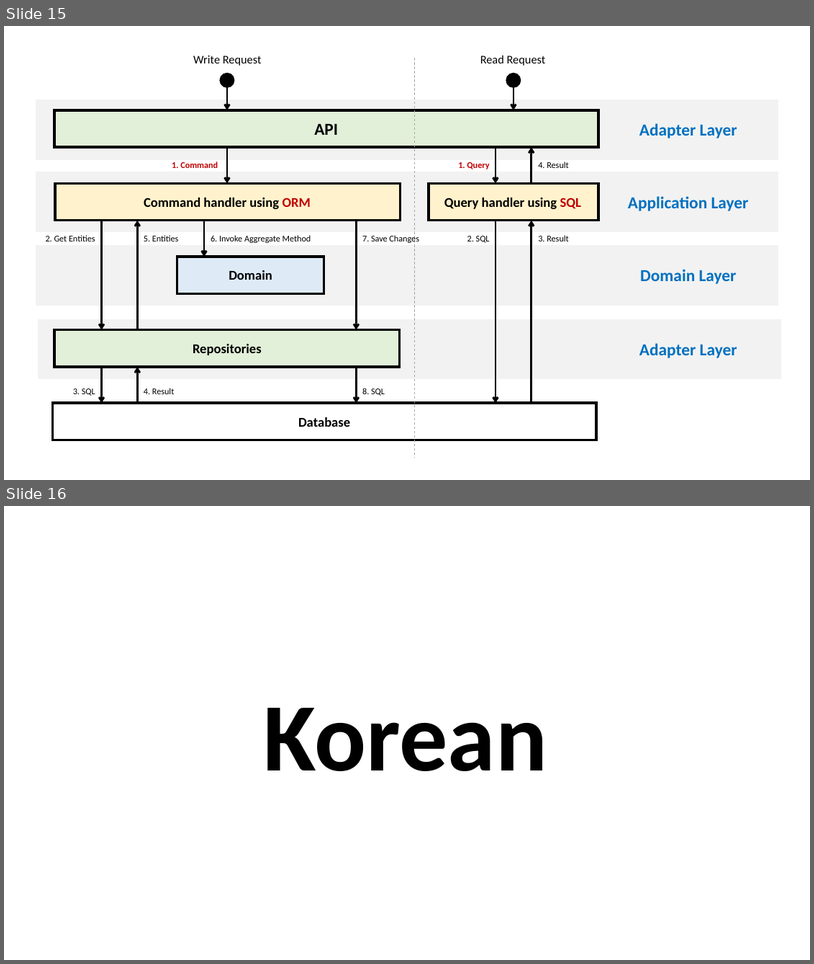
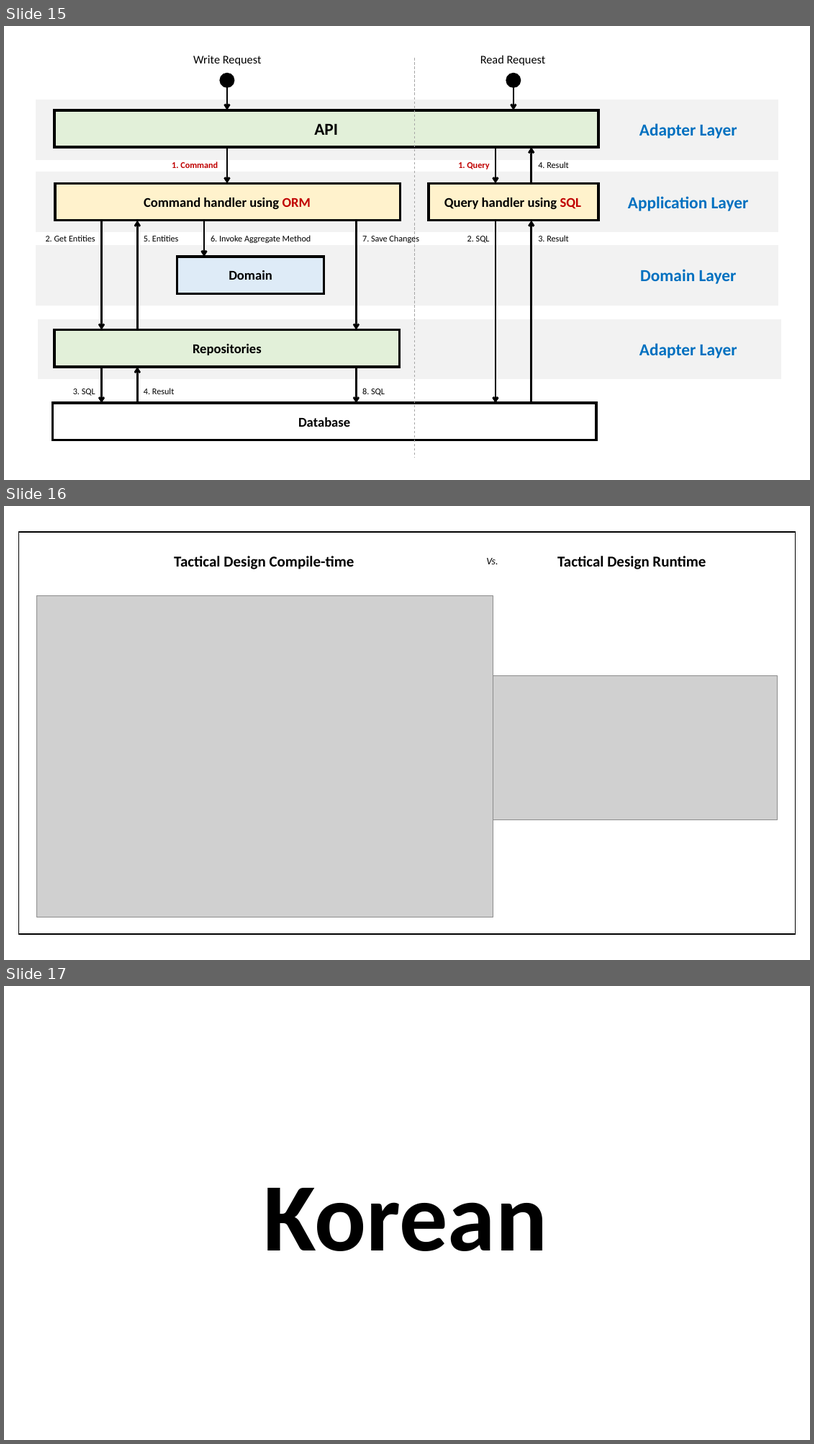
Before and after one commit to hhko/beyondcode, a slide deck: README.pptx. Shown one above the other, each under a label of ours: slides 15 and 16 before the commit, slides 15, 16 and 17 after it. The pictures are 814x964 and 814x1444 pixels, drawn with LibreOffice and Linux fonts; fonts in the diff are those of the drawing; grey boxes stand for pictures. Boxes give left, top, right and bottom in pixels: in the first picture for what was removed or moved away, otherwise in the second. Text is boxed around its words. In the diff, an @@ line names an element or a change of style, - is before the commit and + after.

```diff
--- a/README.pptx
+++ b/README.pptx
@@ slide 16 added at [4, 506, 810, 960], background #FFFFFF @@
@@ group added at [18, 532, 795, 934]: 3 texts, 2 pictures, 1 rectangle @@
+Tactical Design Runtime
+Vs.
+Tactical Design Compile-time
@@ what was slide 16 is now slide 17 @@
```
Also in this commit, not shown: 1 other slide added, 2 other files.
